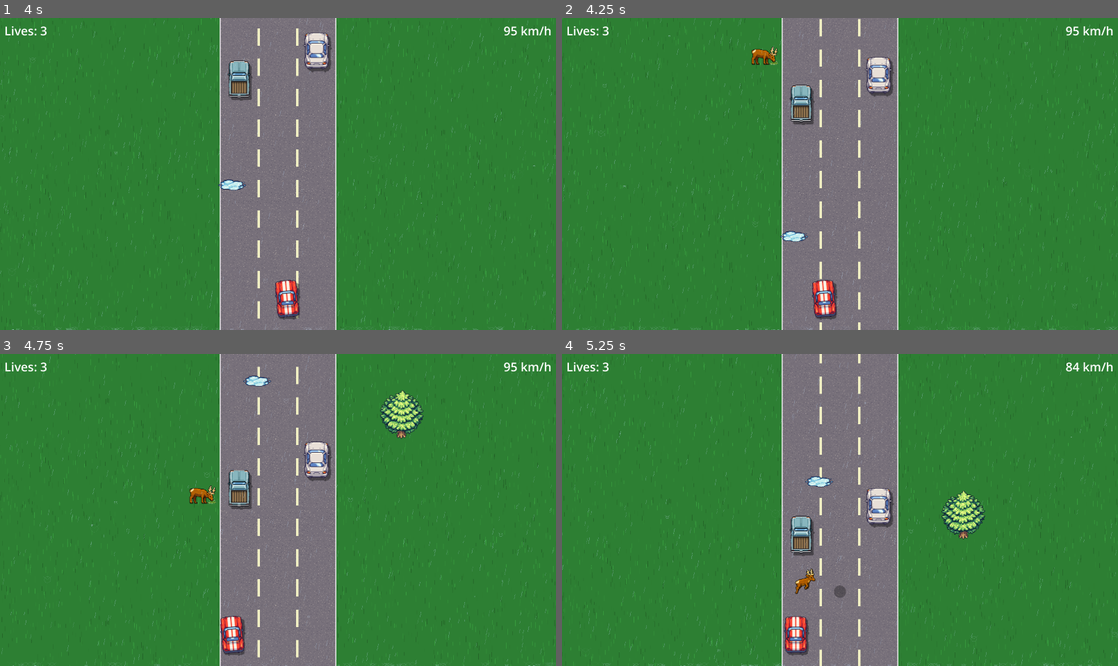
Above: before the commit, frames 1-4 (two rows, left to right).
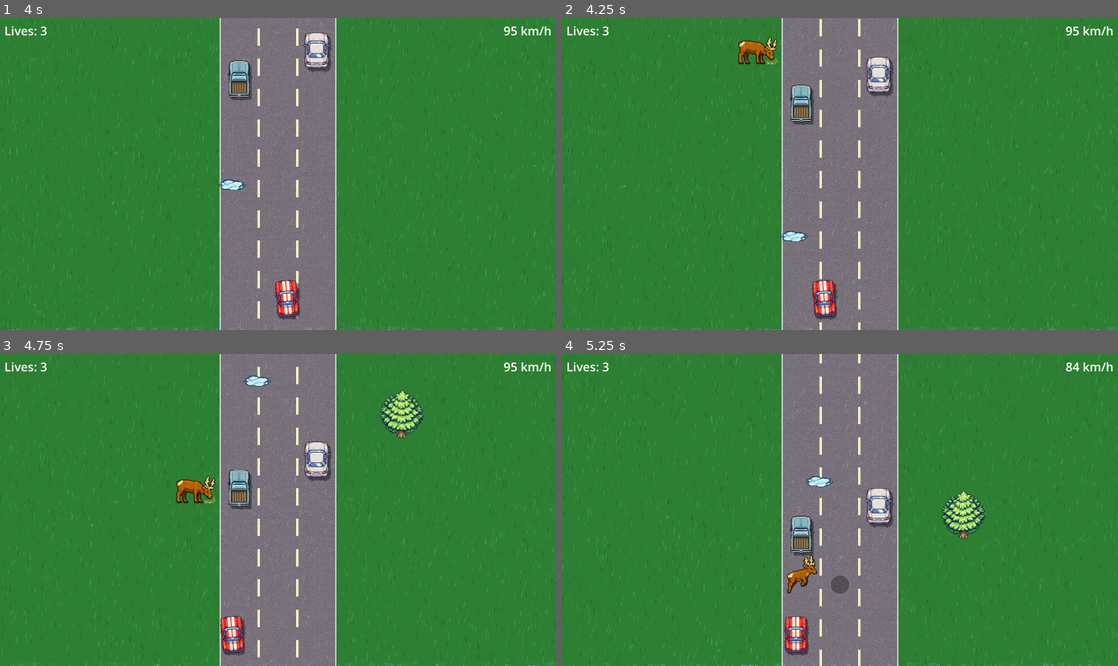
Above: after the commit, the same moments.

Repository: Antonio-Ingegnere/road-race
Game: Godot game, scene res://scenes/main.tscn
The game is run twice, just before and just after one commit, with the same random seed, the same clock (stepped at 60 frames per second) and the same inputs.
Inputs:
- Up to frame 1 (4 s): tap Enter at 0.5 s; hold Right (ui_right) 0.53-1.28 s; hold Down (ui_down) 1.28-2.03 s; hold Right (ui_right) 2.03-2.78 s; hold Up (ui_up) 2.78-3.53 s; hold Left (ui_left) from 3.53 s (still down)
- Up to frame 2 (4.25 s): keep holding Left (ui_left)
- Up to frame 3 (4.75 s): keep holding Left (ui_left)
- Up to frame 4 (5.25 s): release Left (ui_left) at 5.03 s; hold Down (ui_down) from 5.03 s (still down)

Frame 1 is identical in both runs. In frame 2, 0.5% of the frame differs, in the area x 31-39%, y 6-16%; in frame 3, 0.5%; in frame 4, 0.5%, in the area x 40-52%, y 64-79%.

Commit message:
Make elk 1.5x bigger and draw above car when jumping
Scale ELK_SCALE 1.5 → 2.25; update hitbox (33 → 49.5) and shadow radius
(21 → 31.5) proportionally. Dynamically set z_index=1 when any elk is
airborne or on the road so it renders above the player car sprite.

Co-Authored-By: Claude Sonnet 4.6 <noreply@anthropic.com>

Diff:
--- a/scripts/elk_manager.gd
+++ b/scripts/elk_manager.gd
@@ -15,7 +15,7 @@
 
 const FRAME_W   := 64
 const FRAME_H   := 64
-const ELK_SCALE := 1.5
+const ELK_SCALE := 2.25
 
 const SIDE_OFFSET_MIN := 3.75
 const SIDE_OFFSET_MAX := 15.0
@@ -33,12 +33,12 @@
 const JUMP_FRAME_TIMES := [0.09, 0.11, 0.11, 0.09]
 const JUMP_TOTAL_TIME  := 0.40
 
-const ELK_HIT_HW := 33.0
-const ELK_HIT_HH := 33.0
+const ELK_HIT_HW := 49.5
+const ELK_HIT_HH := 49.5
 const CAR_VIS_HW  := 40.0
 const CAR_VIS_HH  := 64.0
 
-const SHADOW_RADIUS  := 21.0
+const SHADOW_RADIUS  := 31.5
 const JUMP_ARC_HEIGHT := 36.0  # px upward at the arc peak
 
 var _tex_base: Texture2D
@@ -83,6 +83,13 @@
 		_spawn_timer = 0.0
 		if randf() < _spawn_chance:
 			_spawn()
+
+	var any_airborne := false
+	for elk in _elks:
+		if elk["state"] in [STATE_JUMP_OUT, STATE_ON_ROAD, STATE_JUMP_BACK]:
+			any_airborne = true
+			break
+	z_index = 1 if any_airborne else 0
 
 	queue_redraw()
 
